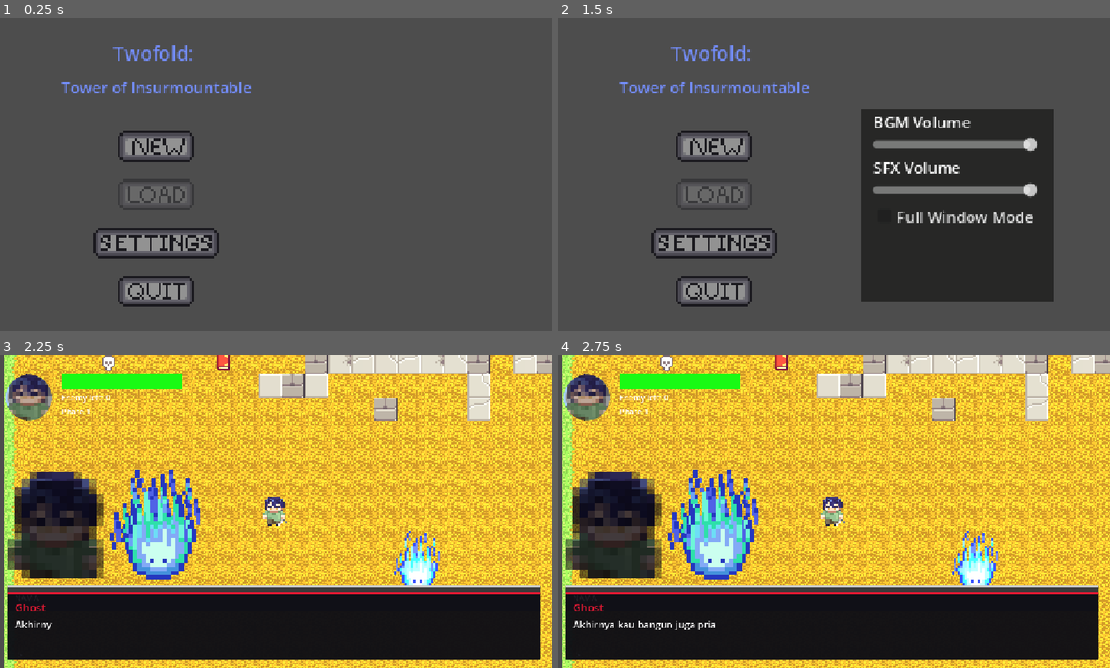
Above: before the commit, frames 1-4 (two rows, left to right).
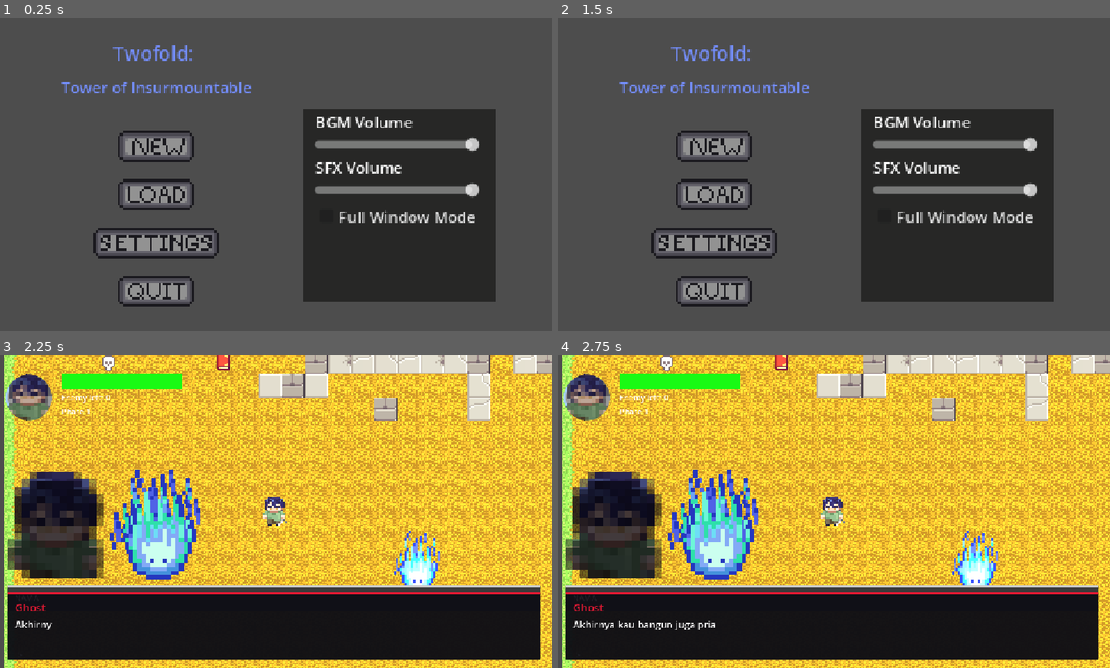
Above: after the commit, the same moments.

Repository: PisangRebus-cmyk/LELE-ZERO-PROJECT
Game: Godot game, scene res://Scene/StartMenu.tscn
Same seed, same stepped clock (60 frames per second), same inputs: the game is played once before the commit and once after it. The engine's default icon, where the game draws it, is replaced by a stand-in: a white triangle on a blue panel in a dark square. Sound files missing from this copy of the repository are replaced by a short silence.
Inputs (mouse positions are in pixels of both pictures, inside the frame that each line leads up to):
- Up to frame 1 (0.25 s): no input
- Up to frame 2 (1.5 s): click (712, 193) at 0.52 s; click (712, 243) at 1.25 s
- Up to frame 3 (2.25 s): click (154, 483) at 2 s
- Up to frame 4 (2.75 s): no input

The runs differ from the first frame. In frame 1, 22% of the frame differs, in the area x 21-90%, y 29-91%; in frame 2, 0.9%; in frame 3, nothing differs; in frame 4, nothing differs.
Error after the commit: Trying to assign value of type 'AudioStreamPlayer2D' to a variable of type 'AudioStreamPlayer'. (res://Script/start_menu.gd:23)

Commit message:
msuik

Diff:
--- a/lele-zero-sigma/Scene/StartMenu.tscn
+++ b/lele-zero-sigma/Scene/StartMenu.tscn
@@ -5,6 +5,9 @@
 [ext_resource type="Texture2D" uid="uid://siwn6sobx85o" path="res://Assets/Sprites/UI_UX/UX-11.png.png" id="3_load"]
 [ext_resource type="Texture2D" uid="uid://4ehpg0cydc8m" path="res://Assets/Sprites/UI_UX/UX-10.png.png" id="4_setting"]
 [ext_resource type="Texture2D" uid="uid://i2rnl6ao6g05" path="res://Assets/Sprites/UI_UX/UX-9.png.png" id="5_quit"]
+[ext_resource type="AudioStream" uid="uid://cg358pjsmhloj" path="res://Assets/Audio/RPG_Essentials_Free/10_UI_Menu_SFX/013_Confirm_03.wav" id="6_sv3nq"]
+[ext_resource type="AudioStream" uid="uid://rq8layyegm8c" path="res://Assets/Audio/RPG_Essentials_Free/10_UI_Menu_SFX/001_Hover_01.wav" id="7_y2cph"]
+[ext_resource type="AudioStream" uid="uid://b2u7nnfio6vkk" path="res://Assets/Audio/soundreality-wrong-place-129242.mp3" id="8_aqcgr"]
 
 [sub_resource type="AtlasTexture" id="AtlasTexture_new"]
 atlas = ExtResource("2_7dlpr")
@@ -143,3 +146,12 @@
 flat = true
 icon_alignment = 1
 expand_icon = true
+
+[node name="ClickedButton" type="AudioStreamPlayer2D" parent="." unique_id=1891947808]
+stream = ExtResource("6_sv3nq")
+
+[node name="HoverButton" type="AudioStreamPlayer2D" parent="." unique_id=865780223]
+stream = ExtResource("7_y2cph")
+
+[node name="BGM" type="AudioStreamPlayer2D" parent="." unique_id=1146983741]
+stream = ExtResource("8_aqcgr")
--- a/lele-zero-sigma/Scene/UI.tscn
+++ b/lele-zero-sigma/Scene/UI.tscn
@@ -6,6 +6,7 @@
 [ext_resource type="Texture2D" uid="uid://dlgn8j0nk8lva" path="res://Assets/Sprites/UI_UX/ghost potrait.png" id="3_fau5c"]
 [ext_resource type="AudioStream" uid="uid://cg358pjsmhloj" path="res://Assets/Audio/RPG_Essentials_Free/10_UI_Menu_SFX/013_Confirm_03.wav" id="5_nq5m3"]
 [ext_resource type="AudioStream" uid="uid://rq8layyegm8c" path="res://Assets/Audio/RPG_Essentials_Free/10_UI_Menu_SFX/001_Hover_01.wav" id="6_hskja"]
+[ext_resource type="AudioStream" uid="uid://l3o4bkmdav6p" path="res://Assets/Audio/audley_fergine-game-over-classic-206486.mp3" id="7_hskja"]
 
 [sub_resource type="StyleBoxFlat" id="StyleBoxFlat_jc63w"]
 border_width_left = 5
@@ -183,3 +184,6 @@
 
 [node name="HoverSound" type="AudioStreamPlayer2D" parent="." unique_id=403958026]
 stream = ExtResource("6_hskja")
+
+[node name="GameOver2" type="AudioStreamPlayer2D" parent="." unique_id=1310341630]
+stream = ExtResource("7_hskja")
--- a/lele-zero-sigma/Scene/player1.tscn
+++ b/lele-zero-sigma/Scene/player1.tscn
@@ -69,6 +69,7 @@
 [ext_resource type="Texture2D" uid="uid://cob8rffah0wlo" path="res://Assets/Sprites/character/idle and walk/sprite 1-6.png.png" id="67_mb4ki"]
 [ext_resource type="Texture2D" uid="uid://cm3c6xfjdngw2" path="res://Assets/Sprites/character/idle and walk/sprite 1-7.png.png" id="68_dpuyy"]
 [ext_resource type="Texture2D" uid="uid://qwb7jok1ujhy" path="res://Assets/Sprites/character/idle and walk/sprite 1-8.png.png" id="69_henkx"]
+[ext_resource type="AudioStream" uid="uid://cvvb1xgkxvheb" path="res://Assets/Audio/creatorshome-running-video-game-330951.mp3" id="70_hqux3"]
 
 [sub_resource type="CapsuleShape2D" id="CapsuleShape2D_i3pqv"]
 radius = 2.647191
@@ -396,5 +397,8 @@
 [node name="CollisionShape2D" type="CollisionShape2D" parent="InteractArea" unique_id=1049866093]
 shape = SubResource("CircleShape2D_uj04i")
 
+[node name="WalkSound" type="AudioStreamPlayer2D" parent="." unique_id=2136465343]
+stream = ExtResource("70_hqux3")
+
 [connection signal="body_entered" from="Hurtbox" to="." method="_on_hurtbox_body_entered"]
 [connection signal="area_entered" from="Hitbox" to="." method="_on_hitbox_area_entered"]
--- a/lele-zero-sigma/Script/player1.gd
+++ b/lele-zero-sigma/Script/player1.gd
@@ -37,7 +37,7 @@
 @onready var combo_timer: Timer = $ComboTimer
 @onready var dodge_cooldown: Timer = $DodgeCooldown
 @onready var guard_cooldown: Timer = $GuardCooldown
-
+@onready var walk_sound: AudioStreamPlayer2D = $WalkSound
 @onready var stun_gauge: StunGauge = $StunGauge
 @onready var interact_area: Area2D = $InteractArea
 
@@ -92,6 +92,8 @@
 	animated_sprite_2d.play(ANIM_ATTACK[animation_direction])
 
 func _physics_process(delta: float) -> void:
+	_update_darkness(delta)
+	_update_walk_sound()
 	_update_darkness(delta)
 	if is_kidnapped:
 		return
@@ -485,3 +487,11 @@
 		animated_sprite_2d.animation = anim
 		animated_sprite_2d.frame = 0
 		animated_sprite_2d.stop()
+
+func _update_walk_sound() -> void:
+	var walking := state == State.FREE and is_active and not is_dead and not is_kidnapped and velocity.length() > 5.0
+	if walking:
+		if not walk_sound.playing:
+			walk_sound.play()
+	elif walk_sound.playing:
+		walk_sound.stop()
--- a/lele-zero-sigma/Script/start_menu.gd
+++ b/lele-zero-sigma/Script/start_menu.gd
@@ -19,11 +19,23 @@
 @onready var Window_Check : CheckBox = $VBoxContainer/SettingButton/VBoxContainer/FullWindowButton
 @onready var VolumeSFX_Slide : HSlider = $VBoxContainer/SettingButton/VBoxContainer/VolumeSFXSlider
 
+#Ini Variabel Audio
+@onready var BGM_Player : AudioStreamPlayer = $BGM
+@onready var SFXClick_Player : AudioStreamPlayer = $SFXClick
+
 func _ready() -> void:
 	New_Button.pressed.connect(_New_pressed)
 	Load_Button.pressed.connect(_Load_pressed)
 	Settings_Button.pressed.connect(_Setting_pressed)
 	Quit_Button.pressed.connect(_Quit_pressed)
+
+	# Suara klik untuk semua tombol
+	for btn in [New_Button, Load_Button, Settings_Button, Quit_Button]:
+		btn.pressed.connect(_PlayClick)
+
+	# BGM
+	if BGM_Player.stream != null and not BGM_Player.playing:
+		BGM_Player.play()
 
 	Load_Button.disabled = not FileAccess.file_exists(SavePath)
 
@@ -35,8 +47,9 @@
 	VolumeMusik_Slide.value_changed.connect(_VolumeMusik_changed)
 
 	var BusSFX := AudioServer.get_bus_index("SFX")
-	VolumeMusik_Slide.value = db_to_linear(AudioServer.get_bus_volume_db(BusSFX)) * 100.0
-	VolumeMusik_Slide.value_changed.connect(_VolumeSFX_changed)
+	VolumeSFX_Slide.value = db_to_linear(AudioServer.get_bus_volume_db(BusSFX)) * 100.0
+	VolumeSFX_Slide.value_changed.connect(_VolumeSFX_changed)
+	VolumeSFX_Slide.drag_ended.connect(func(_changed): _PlayClick()) # preview volume SFX
 
 	Window_Check.button_pressed = DisplayServer.window_get_mode() == DisplayServer.WINDOW_MODE_FULLSCREEN
 	Window_Check.toggled.connect(_Fullscreen_toggled)
@@ -49,6 +62,7 @@
 	if SceneNewGame == "":
 		push_warning("SceneNewGame belum diisi.")
 		return
+	await _WaitClick()
 	get_tree().change_scene_to_file(SceneNewGame)
 
 
@@ -60,11 +74,26 @@
 	if typeof(data) != TYPE_DICTIONARY or not data.has("scene"):
 		push_warning("Save file rusak atau tidak valid.")
 		return
+	await _WaitClick()
 	get_tree().change_scene_to_file(data["scene"])
 
 
 func _Quit_pressed() -> void:
+	await _WaitClick()
 	get_tree().quit()
+
+
+#kode-kode untuk audio
+func _PlayClick() -> void:
+	if SFXClick_Player.stream != null:
+		SFXClick_Player.play()
+
+
+# Tunggu suara klik selesai (maks 0.5 detik) supaya tidak terpotong saat pindah scene
+func _WaitClick() -> void:
+	if SFXClick_Player.stream == null:
+		return
+	await get_tree().create_timer(minf(SFXClick_Player.stream.get_length(), 0.5)).timeout
 
 
 #kode-kode untuk setting
--- a/lele-zero-sigma/Script/ui.gd
+++ b/lele-zero-sigma/Script/ui.gd
@@ -19,6 +19,7 @@
 @onready var portrait: TextureRect = $"Bar Atas/HBoxContainer/Potrait frame/gambar/potrait"
 @onready var clicked_sound: AudioStreamPlayer2D = $ClickedSound
 @onready var hover_sound: AudioStreamPlayer2D = $HoverSound
+@onready var gameover_sound: AudioStreamPlayer2D = $GameOver2
 
 func set_portrait(character_id: int) -> void:
 	portrait.texture = portrait_player1 if character_id == 1 else portrait_player2
@@ -122,8 +123,9 @@
 	is_game_over = true
 	pause_menu.hide()
 	game_over.show()
+	if gameover_sound and gameover_sound.stream:
+		gameover_sound.play()
 	get_tree().paused = true
-	retry_button.grab_focus()
 
 func _on_retry() -> void:
 	get_tree().paused = false
Not shown, added: lele-zero-sigma/Assets/Audio/JRPG Battle BGM Pack 1 ogg&m4a/ogg&m4a/Boss Battle/rpg_bs001/rpg_bs001.ogg.import
Not shown, added: lele-zero-sigma/Assets/Audio/JRPG Battle BGM Pack 1 ogg&m4a/ogg&m4a/Boss Battle/rpg_bs001/rpg_bs001_loop.txt
Not shown, added: lele-zero-sigma/Assets/Audio/JRPG Battle BGM Pack 1 ogg&m4a/ogg&m4a/Boss Battle/rpg_bs001/unityloop/rpg_bs001-intro.ogg.import
Not shown, added: lele-zero-sigma/Assets/Audio/JRPG Battle BGM Pack 1 ogg&m4a/ogg&m4a/Boss Battle/rpg_bs001/unityloop/rpg_bs001-loop.ogg.import
Not shown, added: lele-zero-sigma/Assets/Audio/JRPG Battle BGM Pack 1 ogg&m4a/ogg&m4a/Boss Battle/rpg_bs002/rpg_bs002.ogg.import
Not shown, added: lele-zero-sigma/Assets/Audio/JRPG Battle BGM Pack 1 ogg&m4a/ogg&m4a/Boss Battle/rpg_bs002/rpg_bs002_loop.txt
Not shown, added: lele-zero-sigma/Assets/Audio/JRPG Battle BGM Pack 1 ogg&m4a/ogg&m4a/Boss Battle/rpg_bs002/unityloop/rpg_bs002-intro.ogg.import
Not shown, added: lele-zero-sigma/Assets/Audio/JRPG Battle BGM Pack 1 ogg&m4a/ogg&m4a/Boss Battle/rpg_bs002/unityloop/rpg_bs002-loop.ogg.import
Not shown, added: lele-zero-sigma/Assets/Audio/JRPG Battle BGM Pack 1 ogg&m4a/ogg&m4a/Boss Battle/rpg_bs003/rpg_bs003.ogg.import
Not shown, added: lele-zero-sigma/Assets/Audio/JRPG Battle BGM Pack 1 ogg&m4a/ogg&m4a/Boss Battle/rpg_bs003/rpg_bs003_loop.txt
Not shown, added: lele-zero-sigma/Assets/Audio/JRPG Battle BGM Pack 1 ogg&m4a/ogg&m4a/Boss Battle/rpg_bs003/unityloop/rpg_bs003-intro.ogg.import
Not shown, added: lele-zero-sigma/Assets/Audio/JRPG Battle BGM Pack 1 ogg&m4a/ogg&m4a/Boss Battle/rpg_bs003/unityloop/rpg_bs003-loop.ogg.import
(and 167 more such lines)
